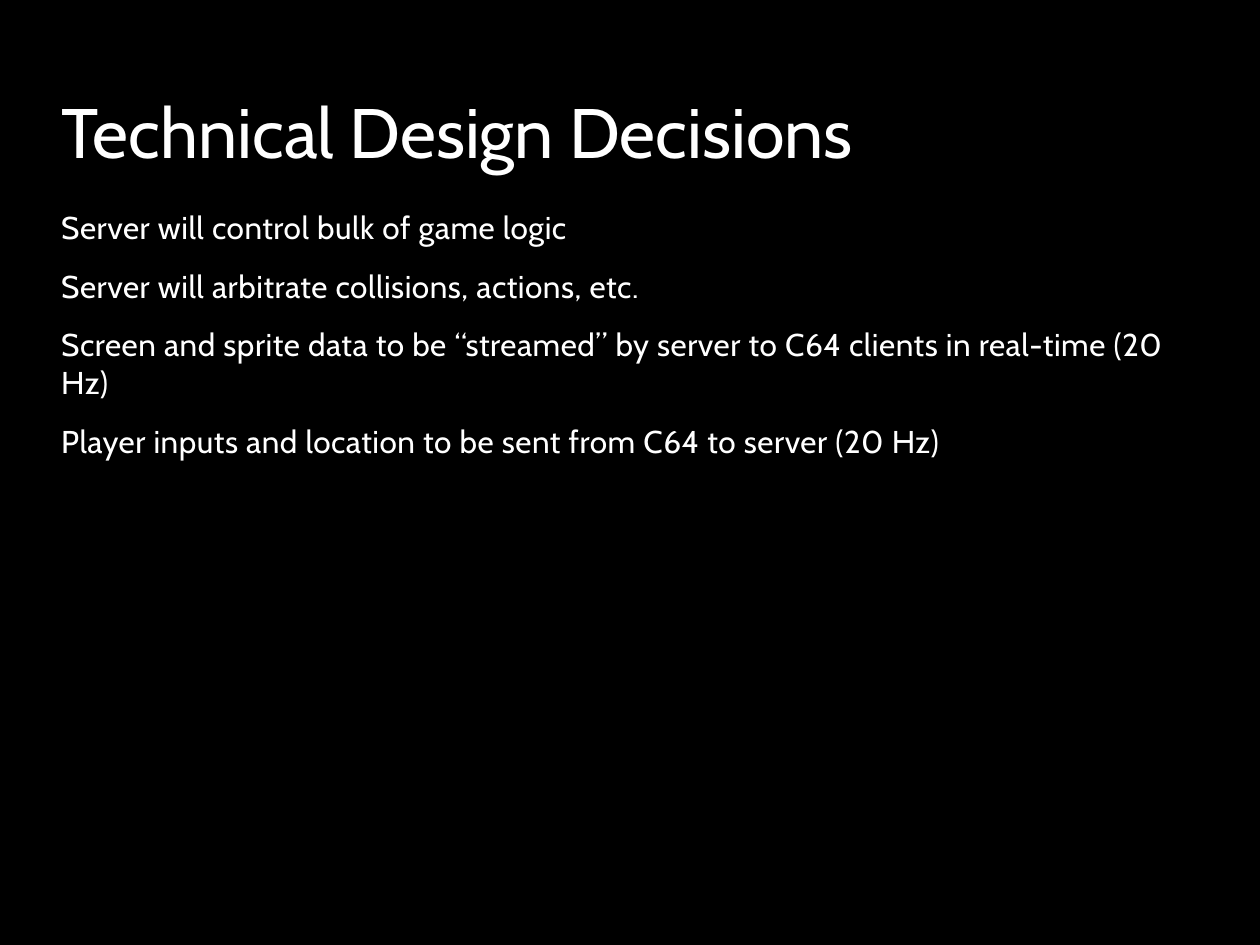
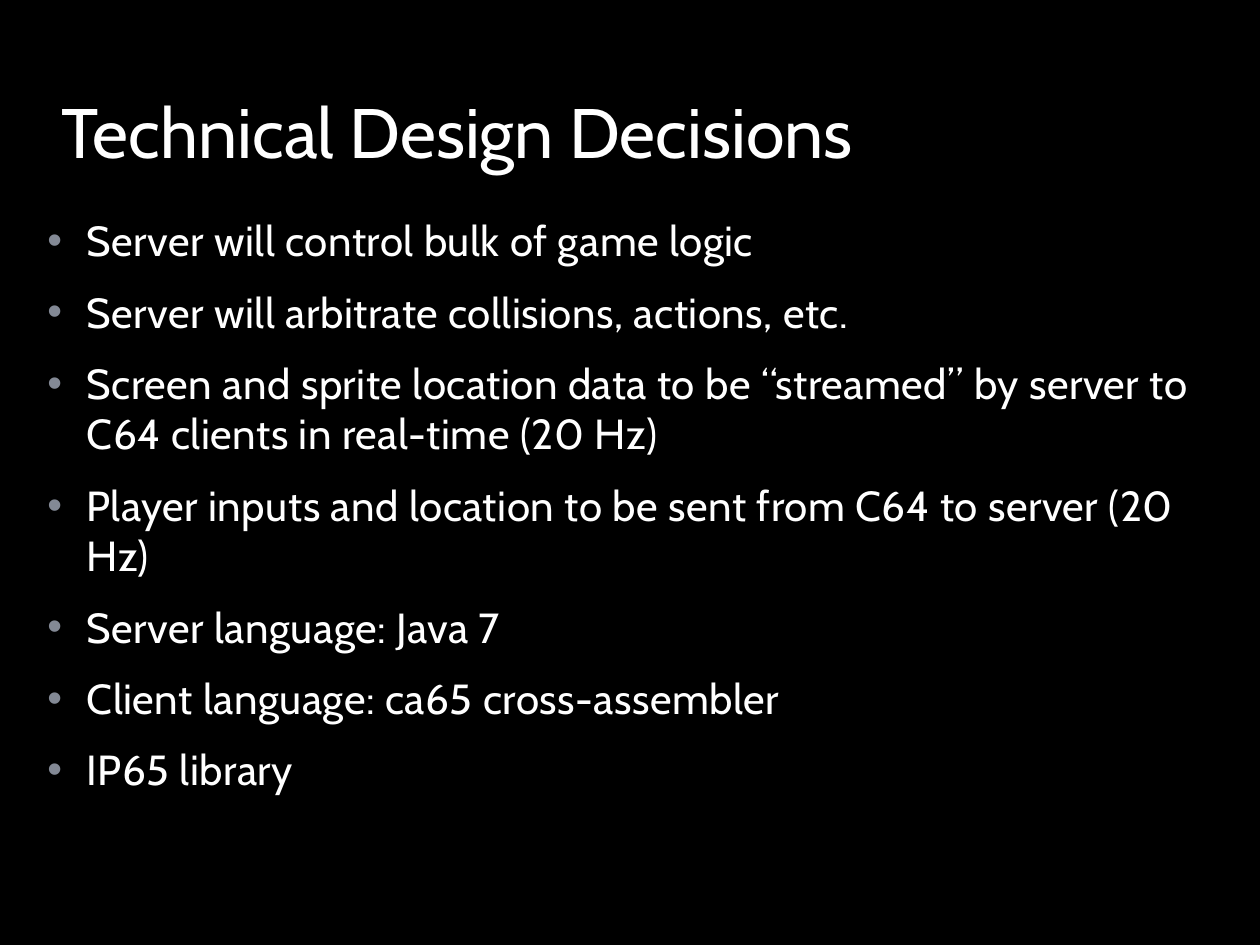
Before and after one commit to LeifBloomquist/Vortex, a slide deck: slide 9 of Docs/Vortex ECCC 2013.pptx (slide 7 before the commit). Drawn at 1260x945 pixels with LibreOffice and Linux fonts; fonts in the diff are those of the drawing; background and template pictures are left out. Boxes give left, top, right and bottom in pixels: in the first picture for what was removed or moved away, otherwise in the second. Text is boxed around its words. In the diff, an @@ line names an element or a change of style, - is before the commit and + after.

```diff
--- a/Docs/Vortex ECCC 2013.pptx
+++ b/Docs/Vortex ECCC 2013.pptx
@@ text "Server will control bulk of ...": place and size @@
-text "Server will control bulk of ..." at (61,215,1162,460)
+text "Server will control bulk of ..." at (87,224,1188,795)
@@ text at (87,224,1173,577): size 18 to 24 pt in "Server will control bulk of game logic", "Server will arbitrate collisions, actions, etc.", "Player inputs and location to be sent ..."; bullet none to • @@
@@ text at (87,367,1188,455): text changed; size 18 to 24 pt @@
-Screen and sprite data to be “streamed” by server to C64 clients in real-time (20 Hz)
+• Screen and sprite location data to be “streamed” by server to C64 clients in real-time (20 Hz)
@@ text at (87,611,779,795): paragraphs added @@
+• Server language: Java 7
+• Client language: ca65 cross-assembler
+• IP65 library
```
Also in this commit, not shown: 6 other slides changed, 4 slides added, 11 other files.
